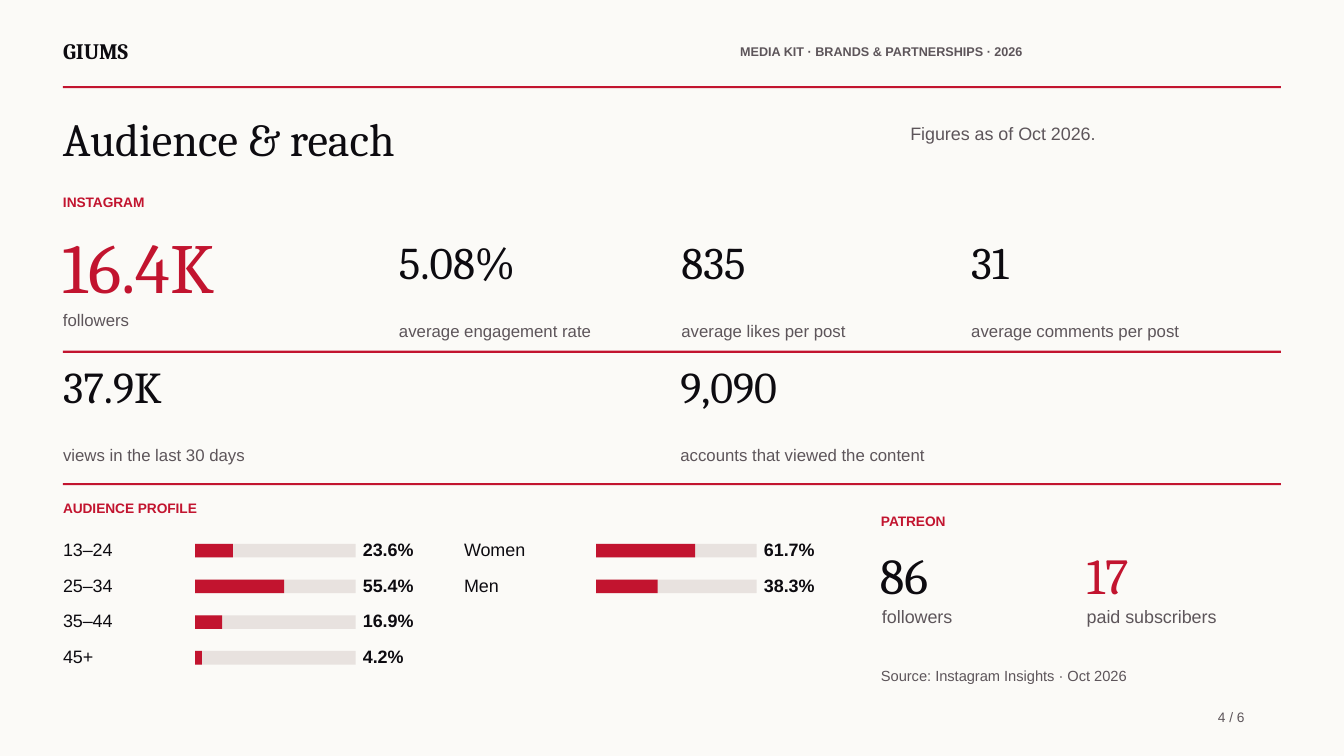
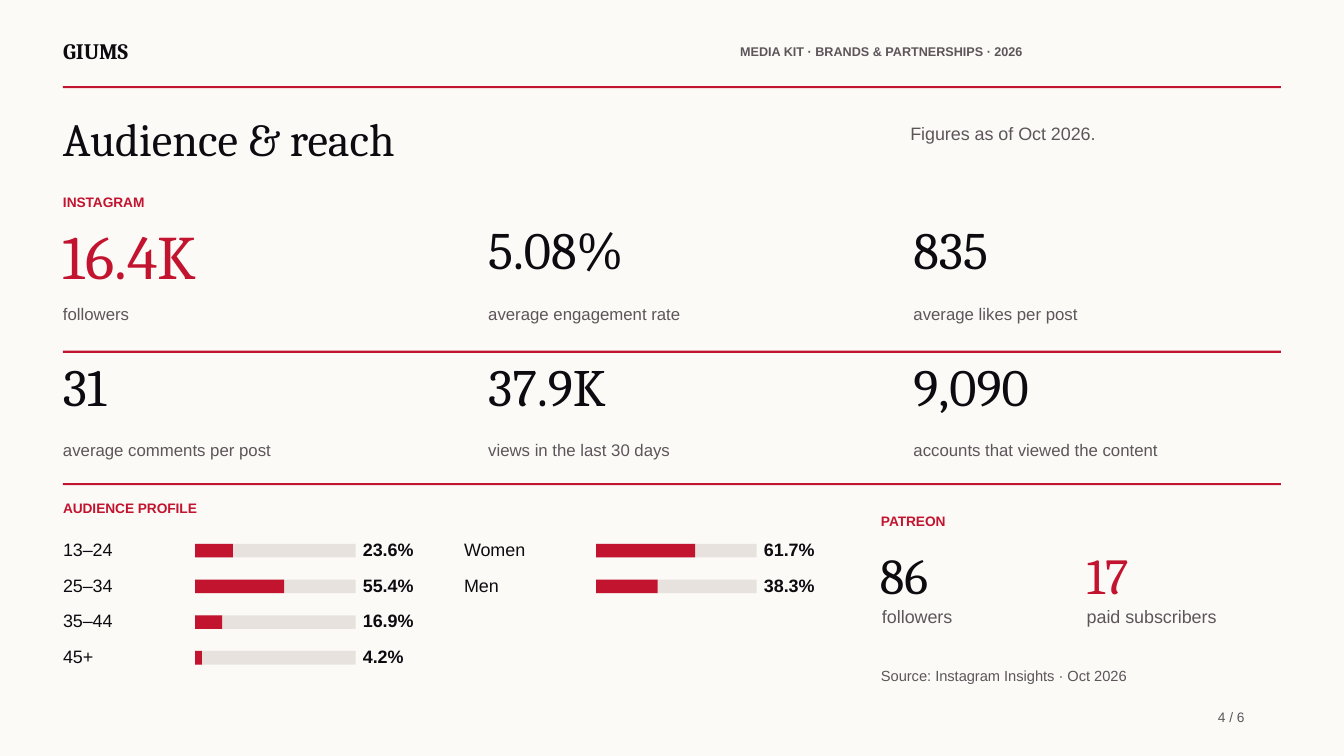
Before and after one commit to Biieru/GIUMS.Mediakit, a slide deck: slide 4 of GIUMS-MediaKit-EN.pptx. Drawn at 1344x756 pixels with LibreOffice and Linux fonts; fonts in the diff are those of the drawing. Boxes give left, top, right and bottom in pixels: in the first picture for what was removed or moved away, otherwise in the second. Text is boxed around its words. In the diff, an @@ line names an element or a change of style, - is before the commit and + after.

```diff
--- a/GIUMS-MediaKit-EN.pptx
+++ b/GIUMS-MediaKit-EN.pptx
@@ text "16.4K" at box(63, 237, 197, 280): size 50.2 to 44.2 pt @@
@@ text "5.08%": place and size @@
-text "5.08%" at box(399, 247, 515, 281)
+text "5.08%" at box(488, 232, 623, 272)
@@ text "835": place and size @@
-text "835" at box(681, 248, 745, 280)
+text "835" at box(913, 233, 988, 270)
@@ text "followers": place and size @@
-text "followers" at box(63, 314, 129, 326)
+text "followers" at box(63, 308, 129, 320)
@@ text "average engagement rate": place and size @@
-text "average engagement rate" at box(399, 326, 591, 341)
+text "average engagement rate" at box(488, 309, 680, 324)
@@ text "average likes per post": place and size @@
-text "average likes per post" at box(681, 325, 846, 341)
+text "average likes per post" at box(913, 308, 1078, 324)
@@ size 32.2 to 37.5 pt in 3 elements at box(488, 232, 623, 272), box(913, 233, 988, 270), box(63, 370, 106, 407) @@
@@ text "31": place and size @@
-text "31" at box(971, 248, 1008, 280)
+text "31" at box(63, 370, 106, 407)
@@ text "37.9K" at box(488, 370, 606, 407): size 31.5 to 37.5 pt @@
@@ text "37.9K": place and size @@
-text "37.9K" at box(63, 373, 162, 404)
+text "37.9K" at box(488, 370, 606, 407)
@@ text "9,090": place and size @@
-text "9,090" at box(680, 373, 777, 409)
+text "9,090" at box(913, 370, 1028, 413)
@@ text "9,090" at box(913, 370, 1028, 413): size 31.5 to 37.5 pt @@
@@ text "average comments per post": place and size @@
-text "average comments per post" at box(971, 326, 1179, 341)
+text "average comments per post" at box(63, 445, 271, 460)
@@ text "views in the last 30 ...": place and size @@
-text "views in the last 30 ..." at box(63, 449, 244, 465)
+text "views in the last 30 ..." at box(488, 444, 669, 460)
@@ text "accounts that viewed the content": place and size @@
-text "accounts that viewed the content" at box(680, 449, 925, 461)
+text "accounts that viewed the content" at box(913, 444, 1158, 456)
```
Also in this commit, not shown: 1 other slide changed, 1 other file.
